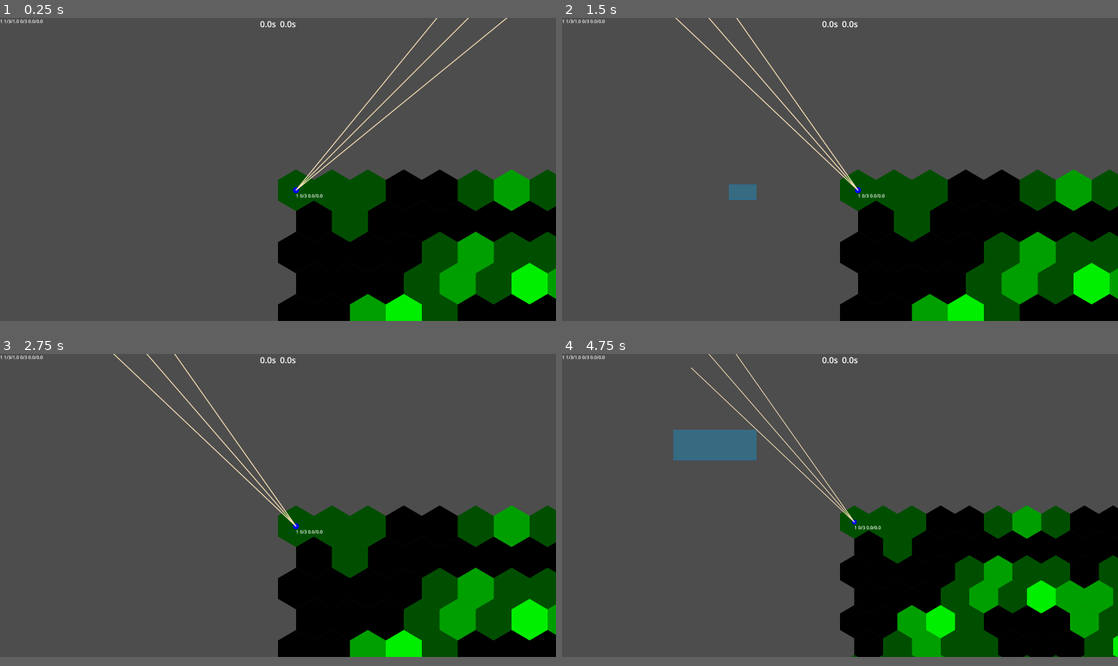
Above: before the commit, frames 1-4 (two rows, left to right).
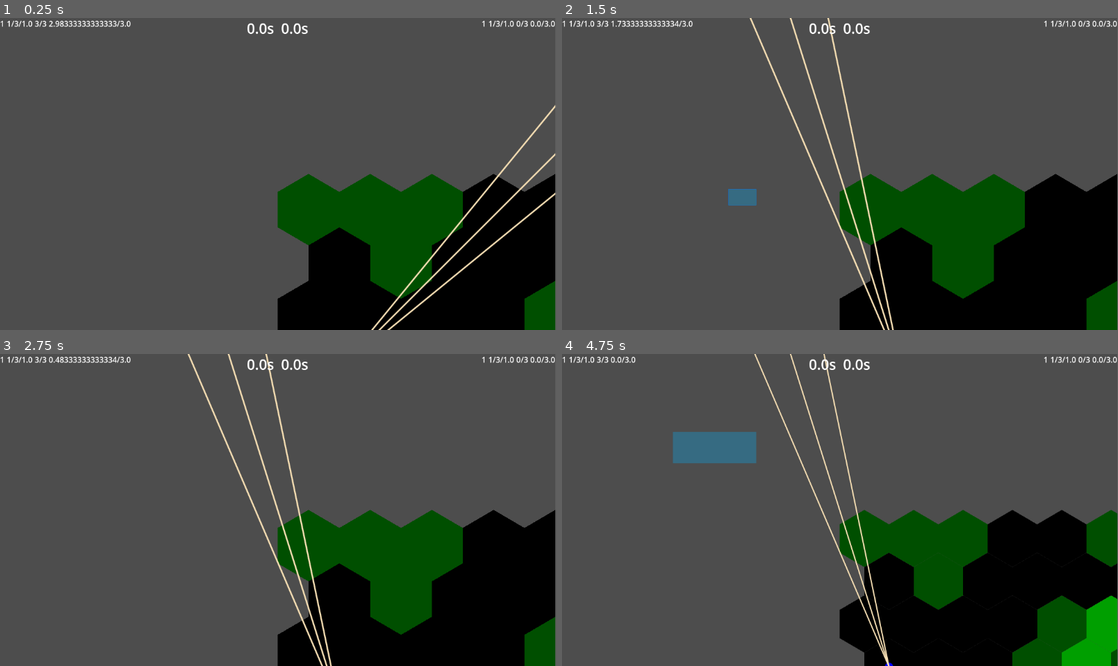
Above: after the commit, the same moments.

Repository: bendo-afk/rts2
Game: Godot game, scene res://scenes/battle.tscn
The game is run twice, just before and just after one commit, with the same random seed, the same clock (stepped at 60 frames per second) and the same inputs.
Inputs (mouse positions are in pixels of both pictures, inside the frame that each line leads up to):
- Up to frame 1 (0.25 s): no input
- Up to frame 2 (1.5 s): move the mouse to (962, 155) at 0.52 s; hold T (test) 0.53-1.25 s; click (962, 155) at 0.67 s; drag from (728, 183) to (812, 230) at 1.27 s
- Up to frame 3 (2.75 s): move the mouse to (333, 438) at 2.02 s; hold T (test) from 2.03 s (still down); click (333, 438) at 2.17 s
- Up to frame 4 (4.75 s): release T (test) at 2.75 s; tap Enter at 2.75 s; drag from (812, 566) to (673, 460) at 2.77 s; move the mouse to (1006, 550) at 3.52 s; hold Mouse wheel down (zoom_out) 3.53-4.25 s; click (1006, 550) at 3.67 s; tap T (test) at 3.8 s; tap Space at 4.25 s; drag from (673, 460) to (756, 428) at 4.27 s
In our replay, the window is 800x436 before the commit and 799x449 after it. These sizes can differ from the game's own. Grey fills any space a smaller window leaves; there, only what the larger window draws over its background counts as a difference.

The runs differ from the first frame. In frame 1, 18% of the frame differs, in the area x 0-100%, y 0-100%; in frame 2, 19%; in frame 3, 18%; in frame 4, 19%.

Commit message:
made advancements mainly on coordinated systems

Diff:
--- a/project.godot
+++ b/project.godot
@@ -18,11 +18,6 @@
 [debug]
 
 gdscript/warnings/untyped_declaration=1
-
-[display]
-
-window/size/viewport_width=1980
-window/size/viewport_height=1080
 
 [input]
 
--- a/scenes/side_container.tscn
+++ b/scenes/side_container.tscn
@@ -4,7 +4,5 @@
 [ext_resource type="PackedScene" uid="uid://dx3ti4nru70j4" path="res://scenes/side_hp.tscn" id="2_7qcd2"]
 
 [node name="SideContainer" type="VBoxContainer"]
-offset_right = 40.0
-offset_bottom = 40.0
 script = ExtResource("1_rurh7")
 side_hp_scene = ExtResource("2_7qcd2")
--- a/scenes/world.tscn
+++ b/scenes/world.tscn
@@ -1,8 +1,7 @@
-[gd_scene load_steps=14 format=3 uid="uid://c785ctrncl2wo"]
+[gd_scene load_steps=13 format=3 uid="uid://c785ctrncl2wo"]
 
 [ext_resource type="Script" uid="uid://e023paag1mx7" path="res://scripts/world.gd" id="1_nnsk1"]
 [ext_resource type="Script" uid="uid://c5oa4n6yut78r" path="res://scripts/teams.gd" id="2_7r4gi"]
-[ext_resource type="Script" uid="uid://nidwgcdkmugm" path="res://scripts/units.gd" id="2_71j4m"]
 [ext_resource type="Script" uid="uid://dyvws57amc2rv" path="res://scripts/vision_system.gd" id="2_k0juu"]
 [ext_resource type="PackedScene" uid="uid://bu4nowuyxtbb7" path="res://scenes/tile_map_layer.tscn" id="2_rwgxs"]
 [ext_resource type="PackedScene" uid="uid://b4yk8f1r8bh6v" path="res://scenes/unit.tscn" id="2_w7kh3"]
@@ -20,9 +19,6 @@
 
 [node name="Teams" type="Node" parent="."]
 script = ExtResource("2_7r4gi")
-
-[node name="Units" type="Node" parent="."]
-script = ExtResource("2_71j4m")
 
 [node name="TileMapLayer" parent="." instance=ExtResource("2_rwgxs")]
 
--- a/scenes/world_ui.tscn
+++ b/scenes/world_ui.tscn
@@ -18,8 +18,13 @@
 
 [node name="UICanvas" type="CanvasLayer" parent="."]
 script = ExtResource("3_qemj2")
-in_hp_scene = ExtResource("5_oyvde")
 side_container_scene = ExtResource("5_ghh30")
+
+[node name="SideContainer" type="Control" parent="UICanvas"]
+layout_mode = 3
+anchors_preset = 10
+anchor_right = 1.0
+grow_horizontal = 2
 
 [node name="TopContainer" type="HBoxContainer" parent="UICanvas"]
 anchors_preset = 5
--- a/scripts/attack.gd
+++ b/scripts/attack.gd
@@ -25,7 +25,7 @@
 	reload_changed.emit(left_reload_time, max_reload_time)
 
 func shoot(target: Unit) -> int:
-	target.hp_comp.take_damge()
+	target.hp_comp.take_damage(damage)
 	left_reload_time = max_reload_time
 	return damage
 
--- a/scripts/height_system.gd
+++ b/scripts/height_system.gd
@@ -2,8 +2,15 @@
 
 var units: Array[Unit]
 var map: TileMapLayer
+var teams: Node
 
-var teams: Node
+
+func physics() -> void:
+	for t: Team in [teams.ally, teams.enemy]:
+		var u := t.locked_unit
+		if u and u.height_comp.left_timer <= 0:
+			excecute(t)
+
 
 func try_start(unit: Unit, pos: Vector2, is_raise: bool) -> void:
 	var team: Team = unit.team
@@ -18,19 +25,13 @@
 	team.height_action.tile = tile
 	team.height_action.is_raise = is_raise
 
+
 func can_unit_change_height(unit: Unit, tile: Vector2i, is_raise: bool) -> bool:
 	if not map.is_movable_adjacent(map.pos_to_tile(unit.position), tile):
 		return false
 	if not map.can_change_height(tile, is_raise):
 		return false
 	return true
-
-func physics(_delta: float) -> void:
-	for t: Team in [teams.ally, teams.enemy]:
-		var u := t.locked_unit
-		if u and u.height_comp.left_timer <= 0:
-			excecute(t)
-
 
 
 func excecute(team: Team) -> void:
--- a/scripts/hp.gd
+++ b/scripts/hp.gd
@@ -5,11 +5,12 @@
 
 var hp: int
 
-signal die
+#signal die
 signal hp_changed(hp_arg: int, max_hp_arg: int)
+signal died(unit: Unit)
 
 func take_damage(damage: int) -> void:
 	hp -= damage
 	hp_changed.emit(hp, max_hp)
 	if hp <= 0:
-		die.emit()
+		died.emit(get_parent())
--- a/scripts/in_ui.gd
+++ b/scripts/in_ui.gd
@@ -7,22 +7,6 @@
 
 @export var in_hp_scene: PackedScene
 @export var stack_offset := Vector2(0, 0)
-
-func setup() -> void:
-	for u in units:
-		var in_hp := in_hp_scene.instantiate()
-		add_child(in_hp)
-
-		in_hp.unit = u
-		in_hp.set_unit_name("1")
-		in_hp.set_hp(u.hp_comp.hp, u.hp_comp.max_hp)
-
-		u.hp_comp.hp_changed.connect(in_hp.set_hp)
-		u.attack_comp.reload_changed.connect(in_hp.set_reload)
-
-		if u.team != team:
-			in_hp.visible = false
-		unit_to_ui[u] = in_hp
 
 func _process(_delta: float) -> void:
 	var groups: Dictionary[Vector2, Array]= {}
@@ -41,3 +25,20 @@
 			var u: Unit = list[i]
 			var ui := unit_to_ui[u]
 			ui.follow(stack_offset * i)
+
+func setup() -> void:
+	for u in units:
+		if u.team == team:
+			var in_hp := in_hp_scene.instantiate()
+			add_child(in_hp)
+
+			in_hp.unit = u
+			in_hp.set_unit_name("1")
+			in_hp.set_hp(u.hp_comp.hp, u.hp_comp.max_hp)
+
+			u.hp_comp.hp_changed.connect(in_hp.set_hp)
+			u.attack_comp.reload_changed.connect(in_hp.set_reload)
+
+			if u.team != team:
+				in_hp.visible = false
+			unit_to_ui[u] = in_hp
--- a/scripts/move_system.gd
+++ b/scripts/move_system.gd
@@ -2,11 +2,14 @@
 
 var units: Array[Unit]
 var map: TileMapLayer
+var teams: Node
+
 
 func physics(delta: float) -> void:
 	for u in units:
 		move_a_unit(u, delta)
 		u.attack_comp.physics(delta)
+
 
 func move_a_unit(unit: Unit, delta: float) -> void:
 	var path_2i := unit.path_2i
--- a/scripts/score_system.gd
+++ b/scripts/score_system.gd
@@ -33,7 +33,6 @@
 				tiles.remove_at(i)
 
 func physics(delta: float) -> void:
-
 	for i in range(tiles.size() - 1, -1, -1):
 		var ef_t := tiles[i]
 		ef_t.left_time -= delta
--- a/scripts/shoot_system.gd
+++ b/scripts/shoot_system.gd
@@ -5,7 +5,7 @@
 var teams: Node
 
 
-func shoot() -> void:
+func physics() -> void:
 	for u in units:
 		if u.attack_comp.left_reload_time == 0:
 			var min_angle_diff: float = u.attack_comp.angle_margin
@@ -15,5 +15,8 @@
 				if angle_diff < min_angle_diff:
 					min_angle_diff = angle_diff
 					target_enemy = v
+				if u.position == v.position:
+					target_enemy = v
+					break
 			if target_enemy != null:
 				u.attack_comp.shoot(target_enemy)
--- a/scripts/ui_canvas.gd
+++ b/scripts/ui_canvas.gd
@@ -4,11 +4,11 @@
 var teams: Node
 var map: TileMapLayer
 
-@export var in_hp_scene: PackedScene
 @export var side_container_scene: PackedScene
 
 @onready var top_container := $TopContainer
 @onready var in_ui := $InUI
+@onready var side_container := $SideContainer
 
 func setup() -> void:
 	top_container.teams = teams
@@ -21,14 +21,18 @@
 	in_ui.setup()
 
 func setup_sides() -> void:
+	side_container.set_anchors_and_offsets_preset(10)
+
 	var ally_side := side_container_scene.instantiate()
-	add_child(ally_side)
+	side_container.add_child(ally_side)
 	ally_side.units = units
 	ally_side.team = teams.ally
 	ally_side.setup()
 
 	var enemy_side := side_container_scene.instantiate()
-	add_child(enemy_side)
+	side_container.add_child(enemy_side)
+	enemy_side.set_anchors_and_offsets_preset(1, true)
+	enemy_side.set_h_grow_direction(0)
 	enemy_side.units = units
 	enemy_side.team = teams.enemy
 	enemy_side.setup()
--- a/scripts/unit.gd
+++ b/scripts/unit.gd
@@ -1,10 +1,9 @@
 extends Node2D
-
 class_name Unit
 
-var team: Team
+signal path_changed
+signal height_request(unit: Unit, pos: Vector2, is_raise: bool)
 
-var selected: bool
 #components
 @onready var hp_comp := $HPComp
 @onready var attack_comp := $AttackComp
@@ -12,24 +11,28 @@
 @onready var height_action_comp := $HeightActionComp
 @onready var vision_comp := $VisionComp
 
+var team: Team
+var selected: bool
 # visible status
 var path_2i: PackedVector2Array:
 	set(value):
 		path_2i = value
 		path_changed.emit()
 
-signal path_changed
-signal height_request(unit: Unit, pos: Vector2, is_raise: bool)
 
 func _ready() -> void:
 	connect_signals()
 
+
 func connect_signals() -> void:
 	move_comp.move_completed.connect(_on_move_completed)
 
+
 func setup(hp: int, damage: int, speed: int, height: float, pos: Vector2) -> void:
 	hp_comp.max_hp = hp
+	hp_comp.hp = hp
 	attack_comp.damage = damage
+	attack_comp.max_reload_time = damage
 	attack_comp.traverse_speed = speed
 	move_comp.speed = speed
 	vision_comp.height = height
@@ -38,15 +41,18 @@
 func _on_move_completed() -> void:
 	remove_path(0)
 
+
 func request_height_change(pos: Vector2, is_raise: bool) -> void:
 	if height_action_comp.is_changing or move_comp.moving_weight != 0:
 		return
 	height_request.emit(self, pos, is_raise)
 
+
 func add_path(x: PackedVector2Array) -> void:
 	path_2i.append_array(x)
 	path_changed.emit()
 
+
 func remove_path(i: int) -> void:
 	path_2i.remove_at(i)
 	path_changed.emit()
--- a/scripts/unit_ui.gd
+++ b/scripts/unit_ui.gd
@@ -6,22 +6,41 @@
 
 var size := 10
 var ally_color := Color.BLUE
+var enemy_color := Color.RED
+var turret_color := Color.WHEAT
+
+
+func _process(_delta: float) -> void:
+	queue_redraw()
+
 
 func _draw() -> void:
 	draw_units()
 
+
 # ユニット自体の描画と、砲塔の描画
 func draw_units() -> void:
-	for a in units:
-		if a.team == teams.ally:
-			draw_circle(a.position, size, ally_color, true, -1, true)
+	for u in units:
+		if not should_draw(u):
+			continue
 
-			var angle: float = a.attack_comp.turret_angle
-			draw_line(a.position, a.position + 1000*Vector2(cos(angle), sin(angle)), Color.WHEAT, 2, true)
-			angle += a.attack_comp.angle_margin
-			draw_line(a.position, a.position + 1000*Vector2(cos(angle), sin(angle)), Color.WHEAT, 2, true)
-			angle -= 2 * a.attack_comp.angle_margin
-			draw_line(a.position, a.position + 1000*Vector2(cos(angle), sin(angle)), Color.WHEAT, 2, true)
+		draw_circle(u.position, size, get_unit_color(u), true, -1, true)
+		draw_turret(u)
 
-func _process(_delta: float) -> void:
-	queue_redraw()
+
+func should_draw(u: Unit) -> bool:
+	return u.team == teams.ally or u.vision_comp.visible_state == CustomEnums.VisibleState.VISIBLE
+
+
+func get_unit_color(u: Unit) -> Color:
+	return ally_color if u.team == teams.ally else enemy_color
+
+
+func draw_turret(u: Unit) -> void:
+	var angle: float = u.attack_comp.turret_angle
+	var margin: float = u.attack_comp.angle_margin
+	var pos := u.position
+
+	draw_line(pos, pos + 1000 * Vector2(cos(angle), sin(angle)), turret_color, 2, true)
+	draw_line(pos, pos + 1000 * Vector2(cos(angle + margin), sin(angle + margin)), turret_color, 2, true)
+	draw_line(pos, pos + 1000 * Vector2(cos(angle - margin), sin(angle - margin)), turret_color, 2, true)
--- a/scripts/vision_system.gd
+++ b/scripts/vision_system.gd
@@ -18,6 +18,10 @@
 class Candidates:
 	var t1 := Vector2i.MIN
 	var t2 := Vector2i.MIN
+
+
+func physics() -> void:
+	set_states()
 
 func _process(_delta: float) -> void:
 	if Input.is_action_pressed("test"):
@@ -206,7 +210,6 @@
 	for i in range(100):
 		if tiles.cur1 == to_tile or tiles.cur2 == to_tile:
 			break
-		print(tiles.cur1, ", ", tiles.cur2)
 		# next1 は必ず評価
 		var n := tiles.cur1
 		var t_height := map.get_cell_source_id(n)
--- a/scripts/world.gd
+++ b/scripts/world.gd
@@ -1,15 +1,18 @@
 extends Node2D
+class_name World
 
-class_name World
+var units: Array[Unit]
 
 @export var unit_scene: PackedScene
 
 @onready var map := $TileMapLayer
-@onready var units := $Units
 @onready var teams := $Teams
 
+@onready var height_system := $HeightSystem
+@onready var vision_system := $VisionSystem
+@onready var score_system := $ScoreSystem
 @onready var move_system := $MoveSystem
-@onready var height_system := $HeightSystem
+@onready var shoot_system := $ShootSystem
 
 @onready var ex_con := $ExternalControl
 @onready var world_ui := $WorldUI
@@ -21,31 +24,54 @@
 	var childs := get_children(false)
 	for c in childs:
 		if c is System:
-			c.units = $Units.units
-			c.map = $TileMapLayer
-	$ExternalControl.units = $Units.units
-	$ExternalControl.map = $TileMapLayer
-	$ExternalControl.teams = $Teams
-
+			c.units = units
+			c.map = map
+			c.teams = teams
+	ex_con.units = units
+	ex_con.map = map
+	ex_con.teams = teams
 
 	setup_ui()
 
+
+func _physics_process(delta: float) -> void:
+	height_system.physics()
+	move_system.physics(delta)
+	score_system.physics(delta)
+	vision_system.physics()
+	shoot_system.physics()
+
+
 func setup_ui() -> void:
 	for ui_node in world_ui.get_children(false):
-		ui_node.units = units.units
+		ui_node.units = units
 		ui_node.teams = teams
 		ui_node.map = map
 
 	world_ui.path_ui.setup()
 	world_ui.ui_canvas.setup()
 
+
 func setup_units() -> void:
-	var unit := unit_scene.instantiate()
-	units.add_child(unit)
-	unit.height_request.connect(height_system.try_start)
-	unit.team = teams.ally
-	unit.setup(3, 3, 1, 1, map.map_to_local(Vector2i.ZERO))
-	units.units.append(unit)
+	if true:
+		var unit := unit_scene.instantiate()
+		add_child(unit)
+		unit.height_request.connect(height_system.try_start)
+		unit.team = teams.ally
+		unit.setup(3, 3, 1, 1, map.map_to_local(Vector2i(0,3)))
+		unit.hp_comp.died.connect(remove_unit)
+		units.append(unit)
 
-func _physics_process(delta: float) -> void:
-	move_system.physics(delta)
+	if true:
+		var unit := unit_scene.instantiate()
+		add_child(unit)
+		unit.height_request.connect(height_system.try_start)
+		unit.team = teams.enemy
+		unit.setup(3, 3, 1, 1, map.map_to_local(Vector2i(3,0)))
+		unit.hp_comp.died.connect(remove_unit)
+		units.append(unit)
+
+
+func remove_unit(u: Unit) -> void:
+	u.queue_free()
+	units.erase(u)
